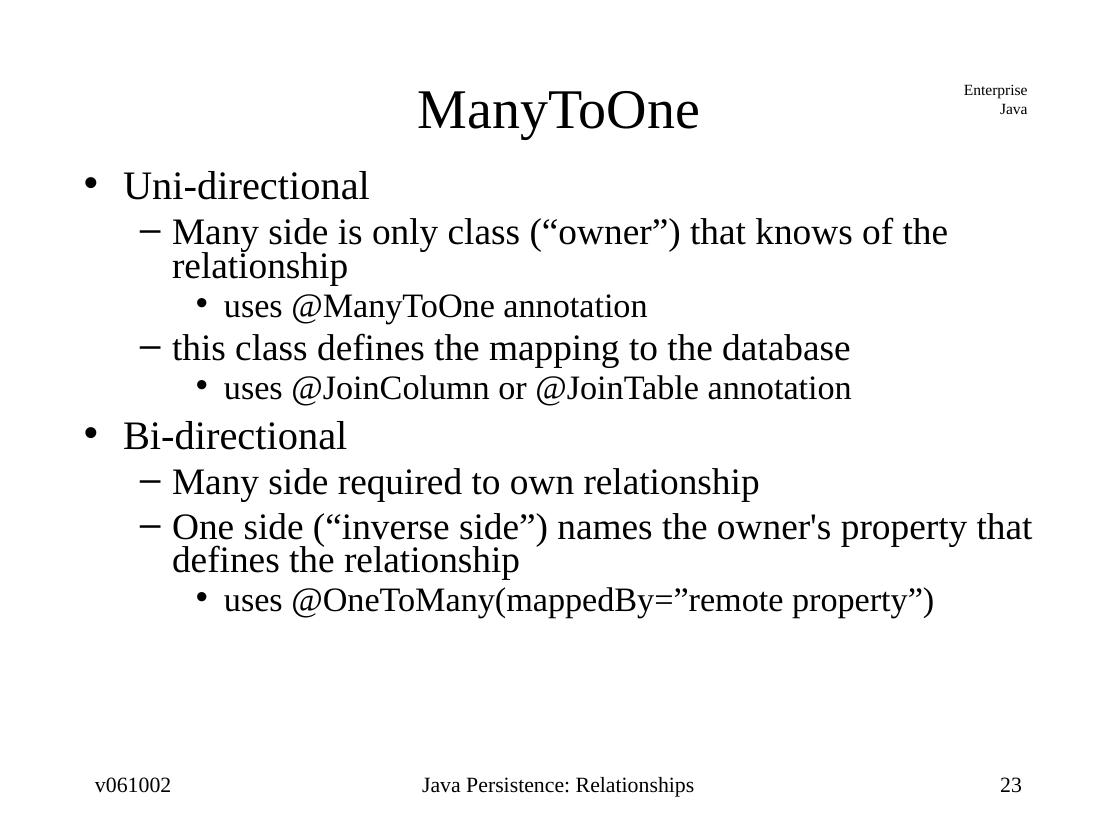
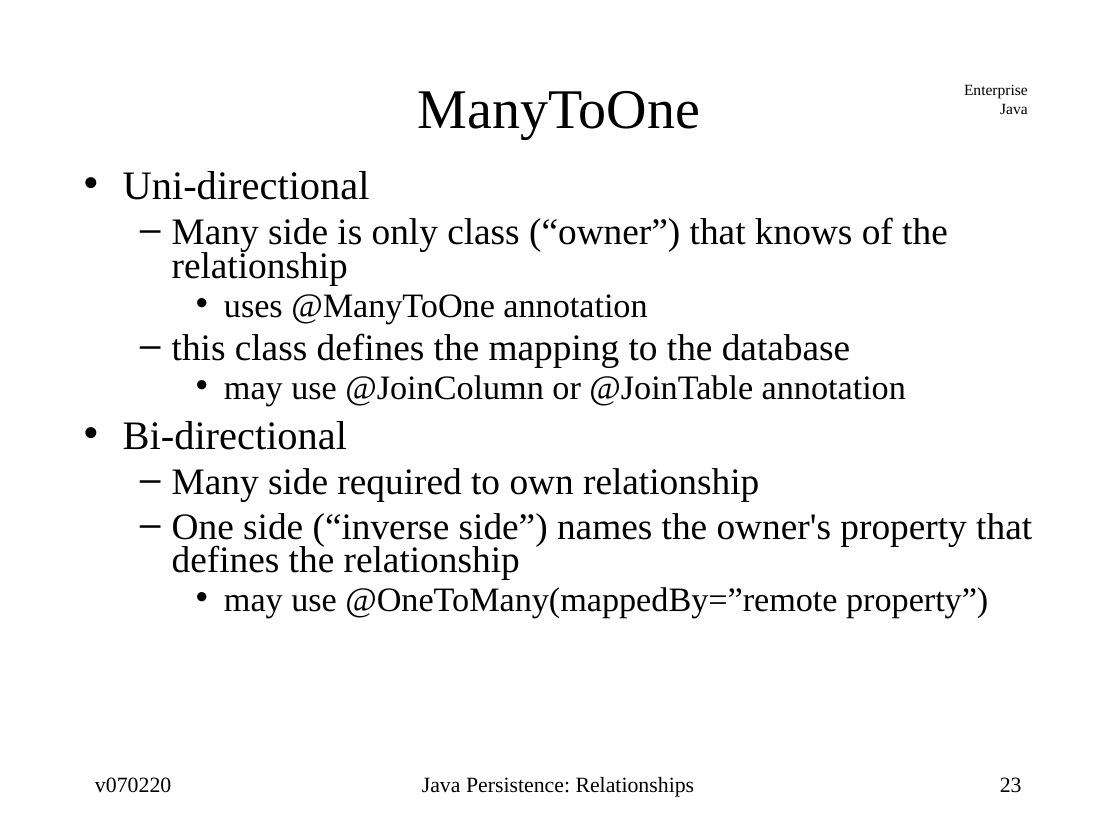
Before and after one commit to jcstaff/ejava-javaee, a slide deck: slide 23 of ormRelations/src/site/resources/lectures/ormRelations.ppt. Drawn at 1120x840 pixels with LibreOffice and Linux fonts; fonts in the diff are those of the drawing. Boxes give left, top, right and bottom in pixels: in the first picture for what was removed or moved away, otherwise in the second. Text is boxed around its words. In the diff, an @@ line names an element or a change of style, - is before the commit and + after.

```diff
--- a/ormRelations/src/site/resources/lectures/ormRelations.ppt
+++ b/ormRelations/src/site/resources/lectures/ormRelations.ppt
@@ text at (172,217,1032,579): indent changed @@
@@ text at (224,375,906,406): text changed @@
-    • uses @JoinColumn or @JoinTable annotation
+    • may use @JoinColumn or @JoinTable annotation
@@ text at (224,587,988,618): text changed @@
-    • uses @OneToMany(mappedBy=”remote property”)
+    • may use @OneToMany(mappedBy=”remote property”)
@@ text at (95,777,171,793): text changed @@
-v061002
+v070220
```
Also in this commit, not shown: 61 other slides changed, 22 other files.
